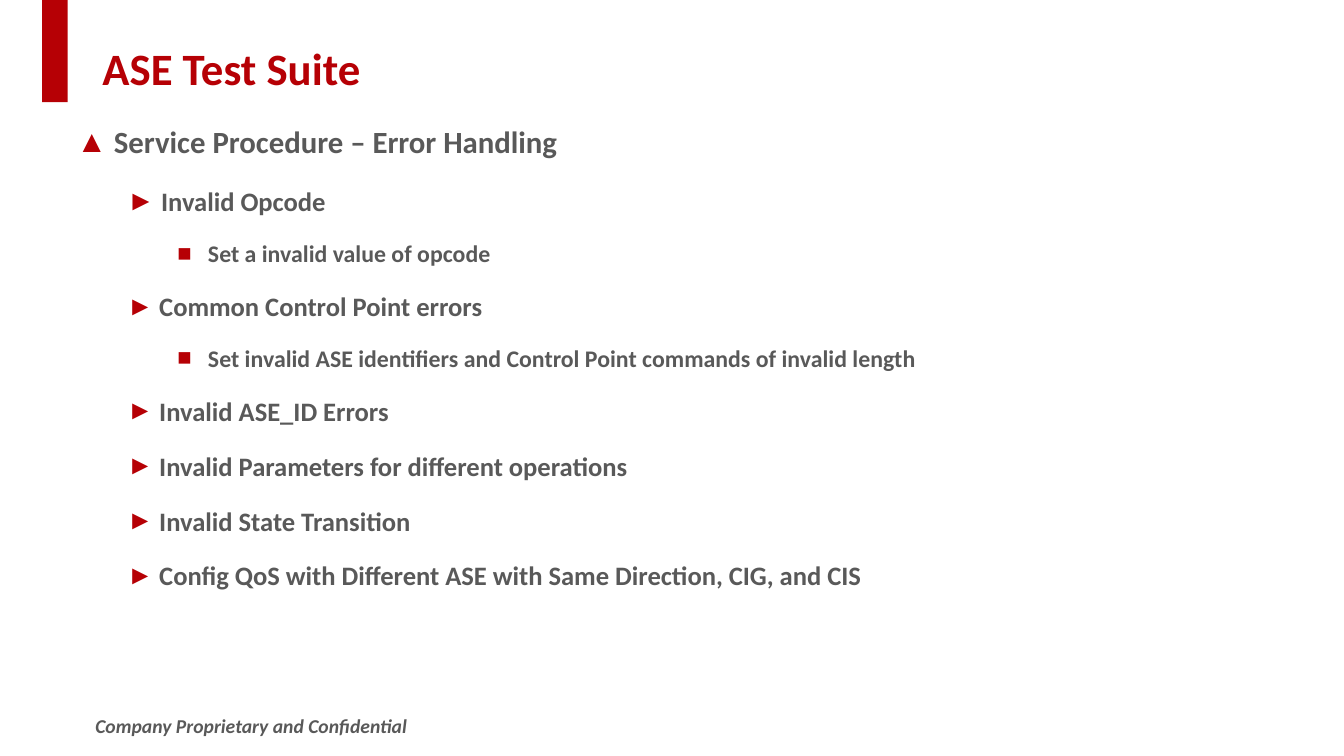
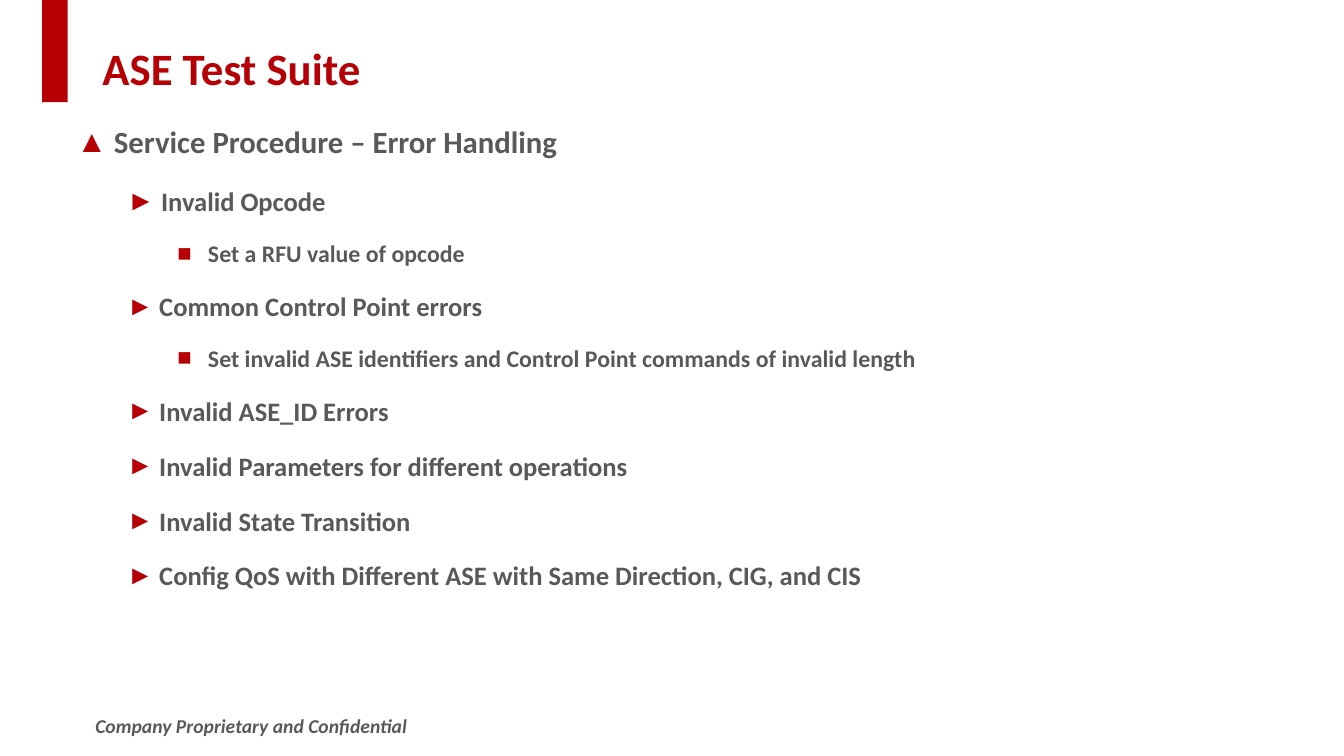
Before and after one commit to SWJTUjch/obsidian, a slide deck: slide 16 of Bluetooth/LE Audio/ASCS/LE_Audio_ASCS_sharing.pptx. Drawn at 1344x756 pixels with LibreOffice and Linux fonts; fonts in the diff are those of the drawing; background and template pictures are left out. Boxes give left, top, right and bottom in pixels: in the first picture for what was removed or moved away, otherwise in the second. Text is boxed around its words. In the diff, an @@ line names an element or a change of style, - is before the commit and + after.

```diff
--- a/Bluetooth/LE Audio/ASCS/LE_Audio_ASCS_sharing.pptx
+++ b/Bluetooth/LE Audio/ASCS/LE_Audio_ASCS_sharing.pptx
@@ text at box(208, 245, 465, 266): text changed @@
-    ■ Set a invalid value of opcode
+    ■ Set a RFU value of opcode
```
Also in this commit, not shown: 6 other slides changed.
